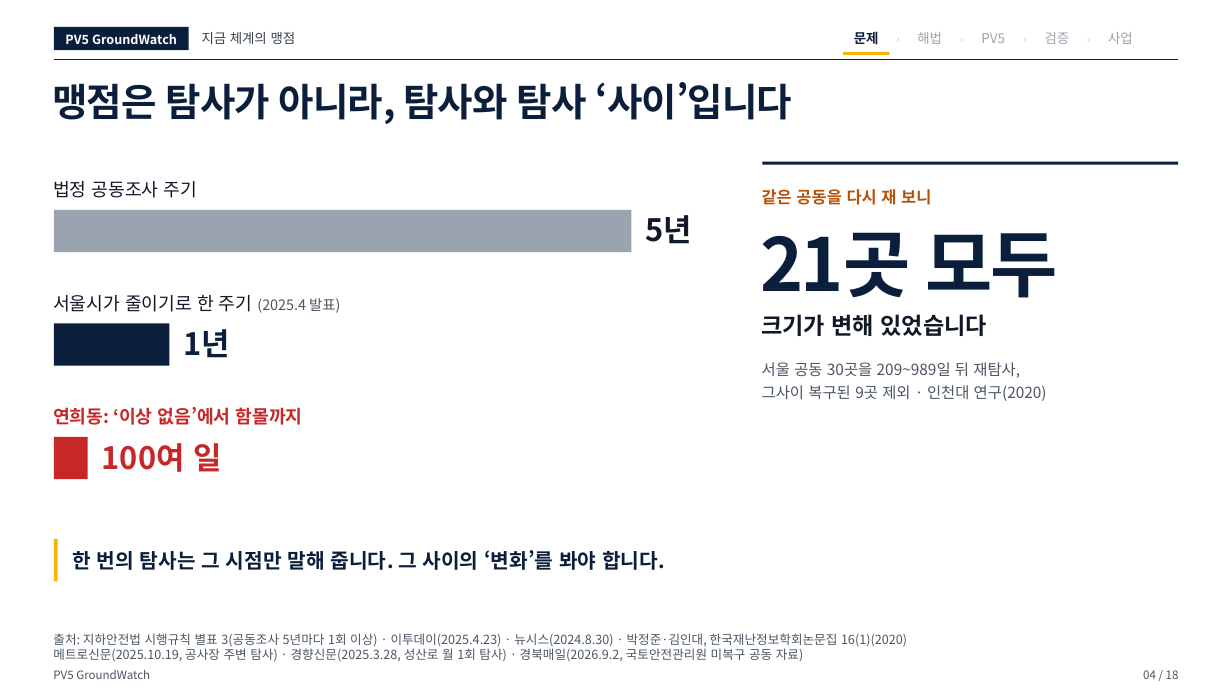
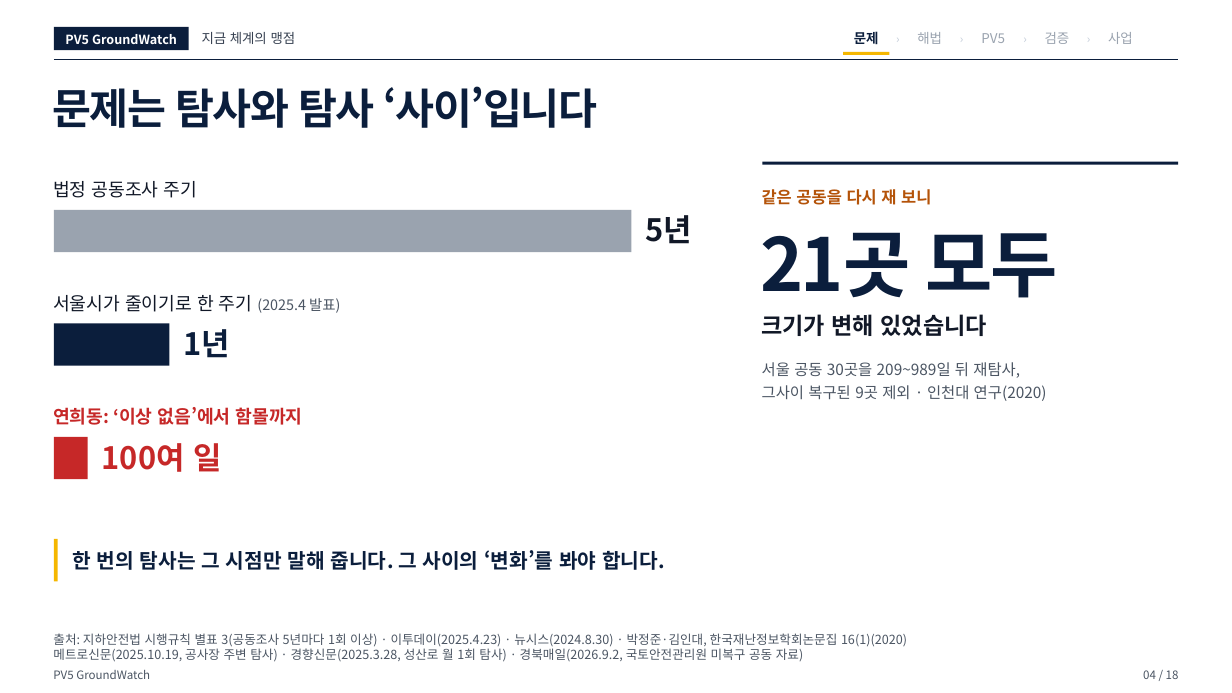
Before and after one commit to woojin-choe/pv5-hose-lab, a slide deck: slide 4 of ppt_all/PV5_GroundWatch_10_25.pptx. Drawn at 1232x693 pixels with LibreOffice and Linux fonts; fonts in the diff are those of the drawing. Boxes give left, top, right and bottom in pixels: in the first picture for what was removed or moved away, otherwise in the second. Text is boxed around its words. In the diff, an @@ line names an element or a change of style, - is before the commit and + after.

```diff
--- a/ppt_all/PV5_GroundWatch_10_25.pptx
+++ b/ppt_all/PV5_GroundWatch_10_25.pptx
@@ text at (52,86,598,128): text changed; size 30 to 33 pt @@
-맹점은 탐사가 아니라, 탐사와 탐사 ‘사이’입니다
+문제는 탐사와 탐사 ‘사이’입니다
```
Also in this commit, not shown: 11 other slides changed, 17 other files.
